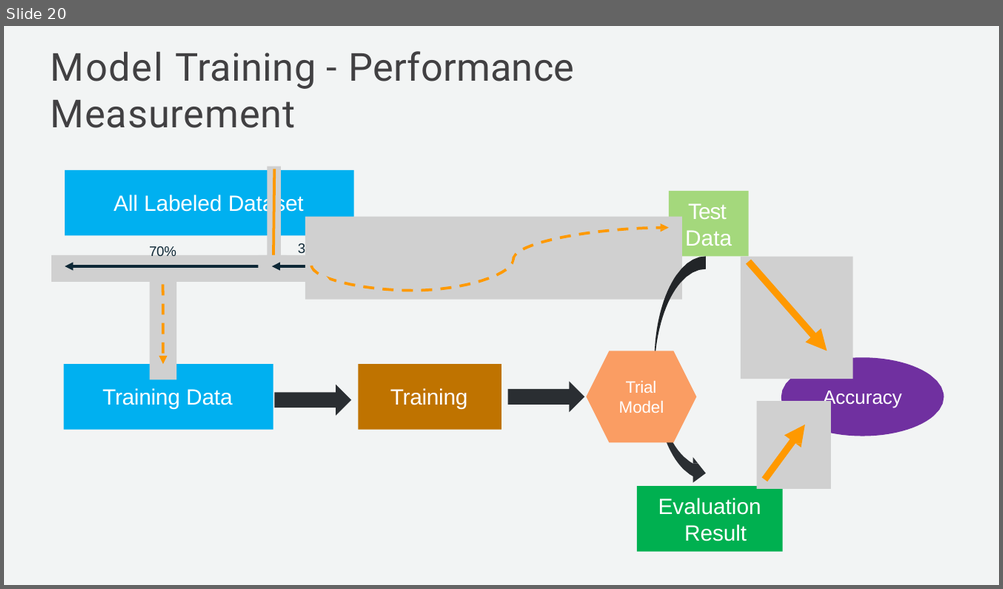
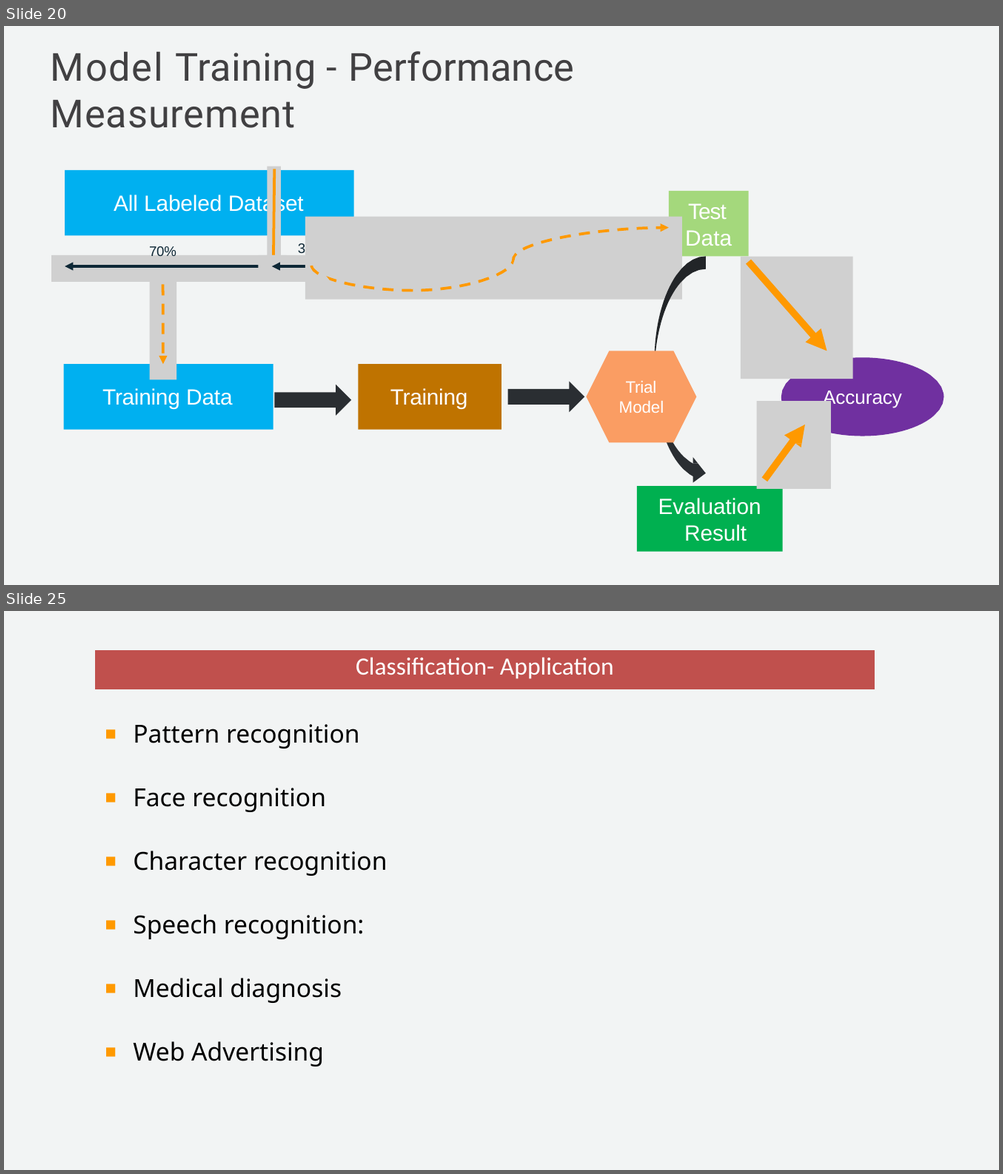
Before and after one commit to Subikash/Deep-Training, a slide deck: Machine Learning & Deep Learning.pptx. Shown one above the other, each under a label of ours: slide 20 before the commit, slides 20 and 25 after it; the slides between them are not shown. The pictures are 1003x589 and 1003x1174 pixels, drawn with LibreOffice and Linux fonts; fonts in the diff are those of the drawing; grey boxes stand for pictures. Boxes give left, top, right and bottom in pixels: in the first picture for what was removed or moved away, otherwise in the second. Text is boxed around its words. In the diff, an @@ line names an element or a change of style, - is before the commit and + after.

```diff
--- a/Machine Learning & Deep Learning.pptx
+++ b/Machine Learning & Deep Learning.pptx
@@ slide 25 added at [4,611,999,1170], background #FFFFFF; not listed: 1 template element that a slide beside it also shows @@
@@ freeform shape added at [96,651,874,689], fill #C0504D, 18 pt, text #FFFFFF @@
+Classification- Application
@@ text added at [133,724,387,1067], 18 pt, text #000000 @@
+■ Pattern recognition
+■ Face recognition
+■ Character recognition
+■ Speech recognition:
+■ Medical diagnosis
+■ Web Advertising
```
Also in this commit, not shown: 1 slide changed, 11 other slides added, 3 slides removed.
